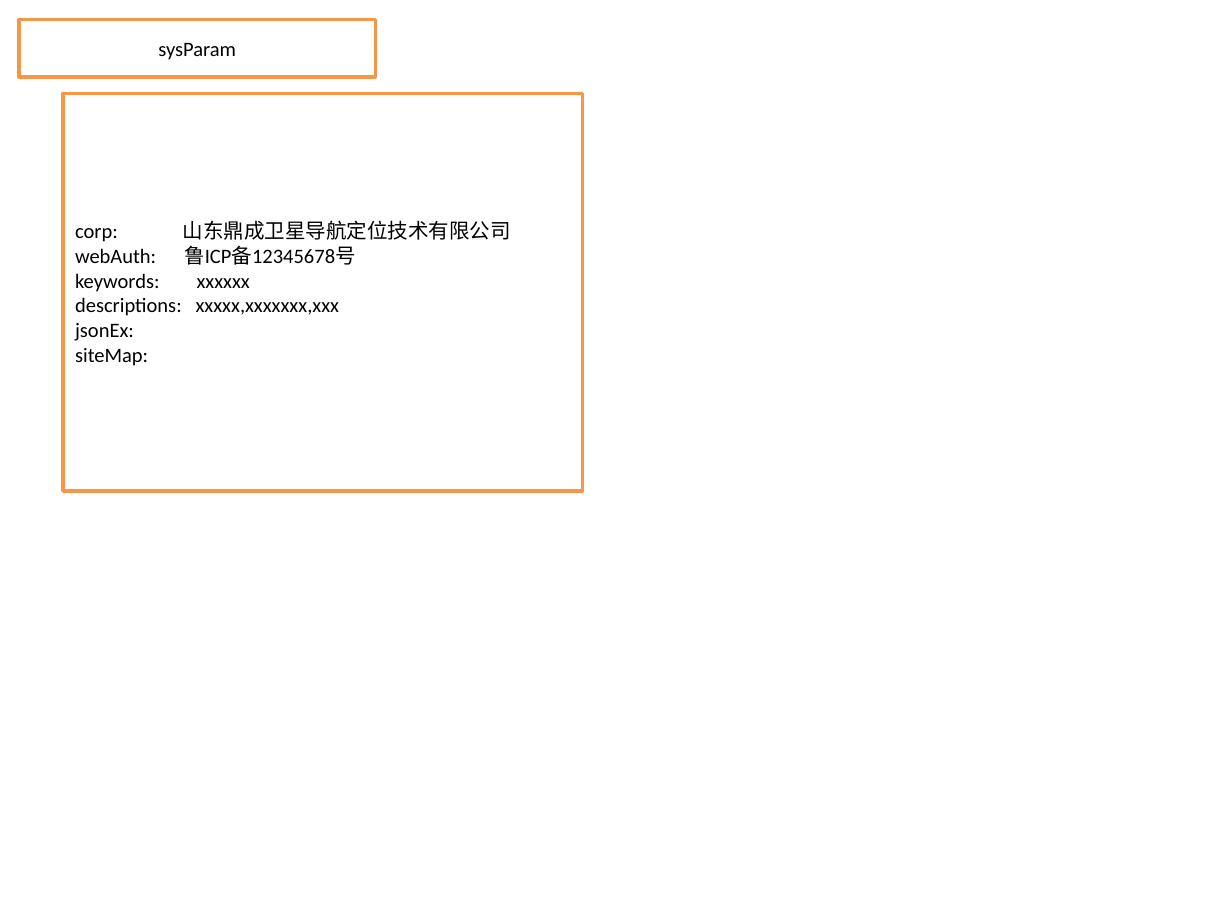
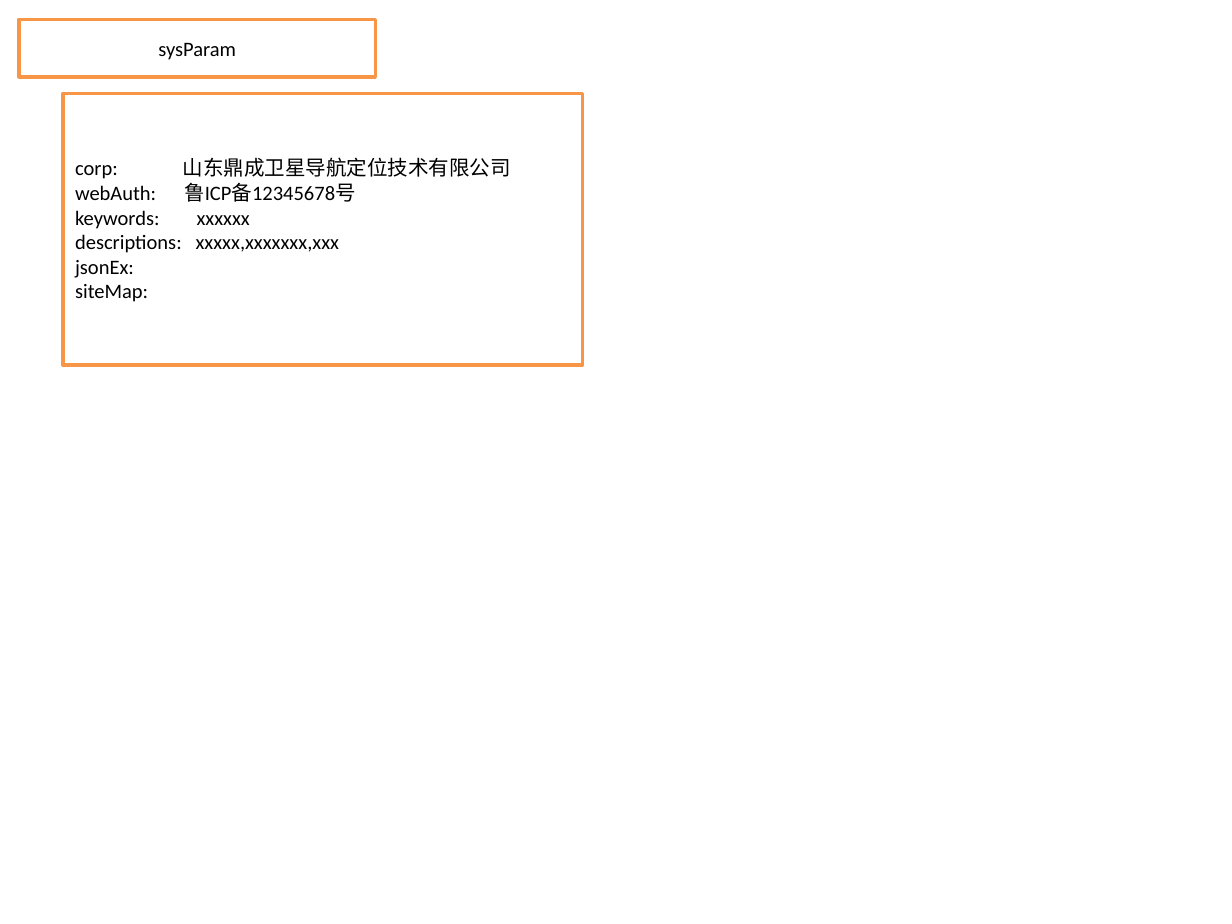
Before and after one commit to zhtdh/seoWeb, a slide deck: slide 2 of hierarchy.pptx. Drawn at 1232x924 pixels with LibreOffice and Linux fonts; fonts in the diff are those of the drawing. Boxes give left, top, right and bottom in pixels: in the first picture for what was removed or moved away, otherwise in the second. Text is boxed around its words. In the diff, an @@ line names an element or a change of style, - is before the commit and + after.

```diff
--- a/hierarchy.pptx
+++ b/hierarchy.pptx
@@ rectangle "corp: 山东鼎成卫星导航定位技术有限公司" resized from (x1=63, y1=94, x2=583, y2=492) to (x1=63, y1=94, x2=583, y2=365) @@
```
Also in this commit, not shown: 2 slides added, 5 other files.
